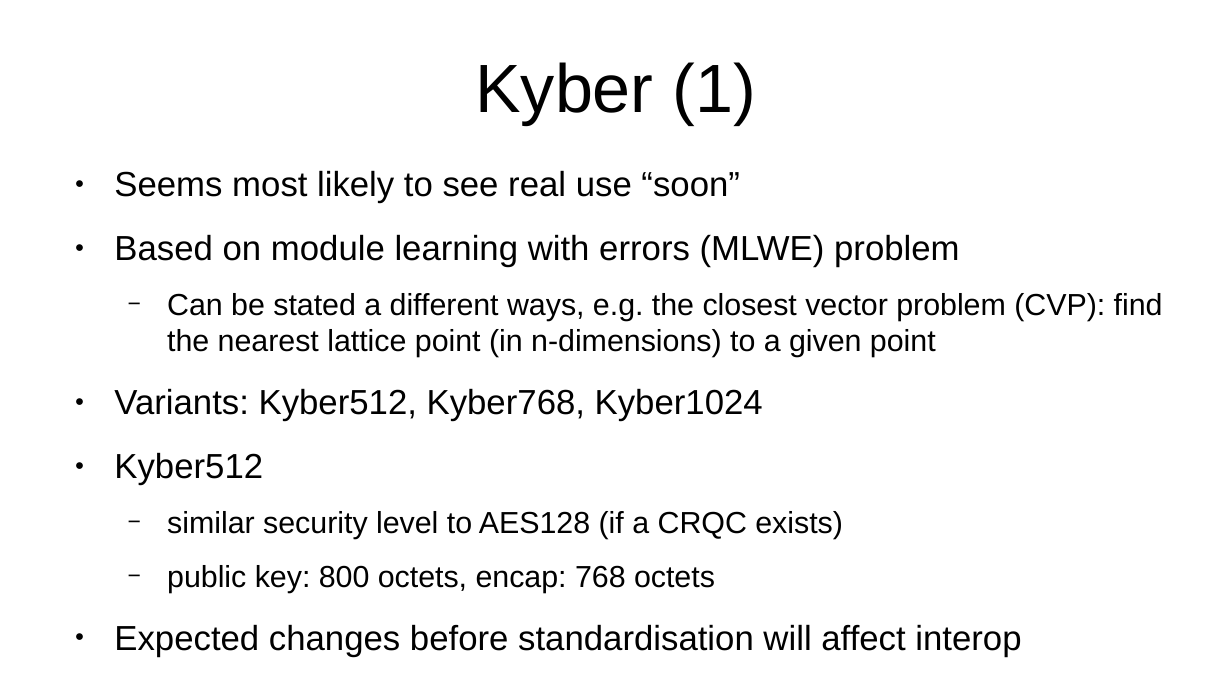
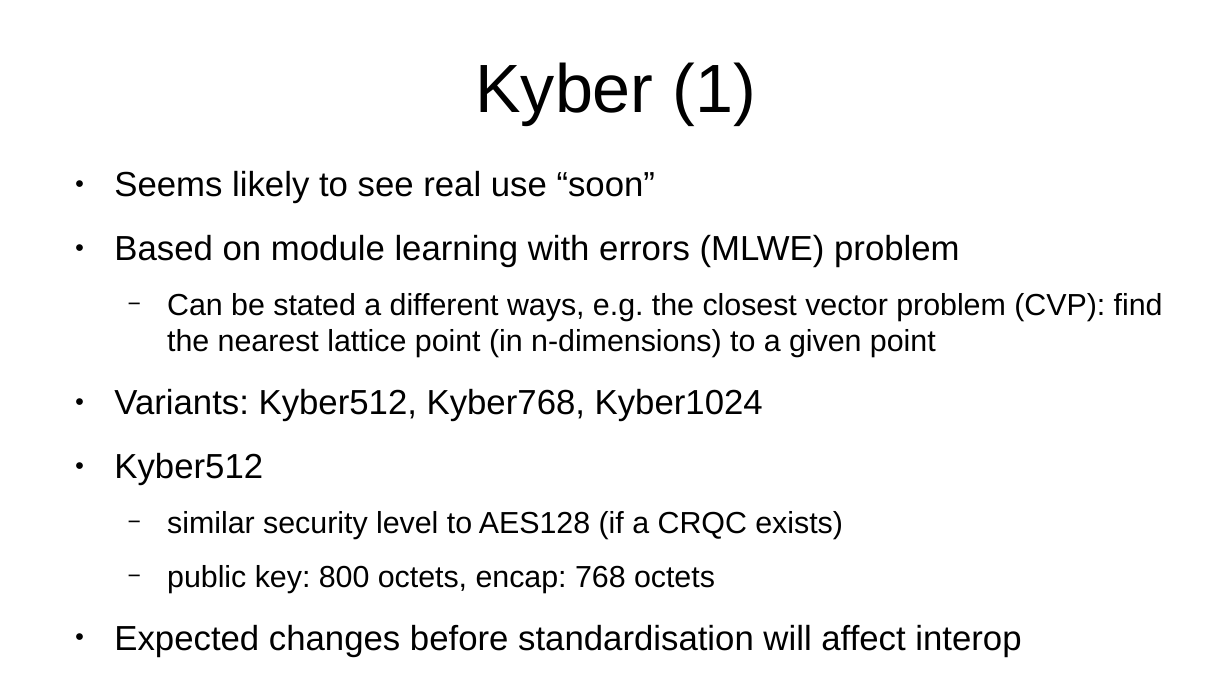
Before and after one commit to sftcd/cs7053, a slide deck: slide 13 of 2023lectures/05-pqc.odp. Drawn at 1232x693 pixels with LibreOffice and Linux fonts; fonts in the diff are those of the drawing. Boxes give left, top, right and bottom in pixels: in the first picture for what was removed or moved away, otherwise in the second. Text is boxed around its words. In the diff, an @@ line names an element or a change of style, - is before the commit and + after.

```diff
--- a/2023lectures/05-pqc.odp
+++ b/2023lectures/05-pqc.odp
@@ text at (114, 170, 656, 203): text changed @@
-● Seems most likely to see real use “soon”
+● Seems likely to see real use “soon”
```
Also in this commit, not shown: 9 other slides changed, 2 slides added, 2 slides removed, 8 other files.
